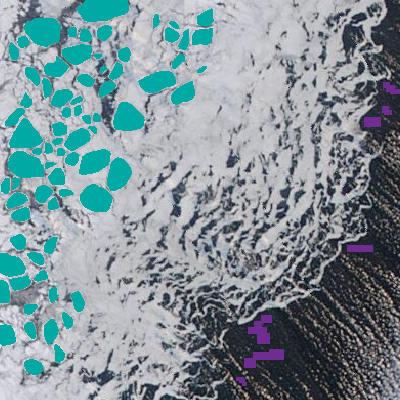
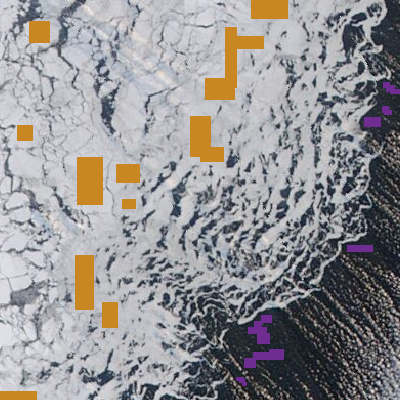
Layers edited between the first and the second 400x400 image:
added layer "ice samples" (2nd of 2) above "water samples" over [0, 0, 288, 400]
hid "ice floes" (2nd of 2) over [0, 0, 214, 375]
